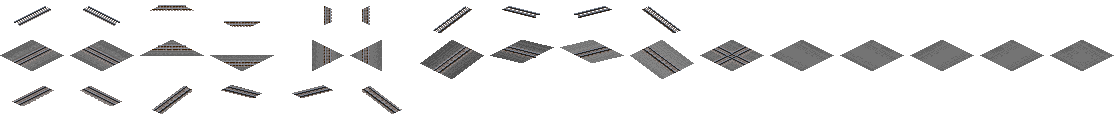
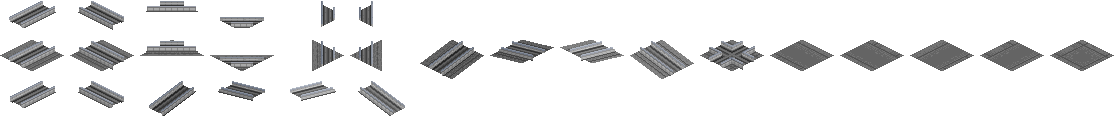
Layer changes from the first (1120, 120) image to the second:
showed group "SC Maglev" (1 layers) over [9, 1, 756, 116]
showed "Layer 8" over [9, 1, 756, 116]
hid group "Shinkansen" (5 layers) over [2, 5, 1114, 114]
hid "Track" over [12, 5, 754, 114]
hid "New Slabs" over [2, 40, 1114, 79]
